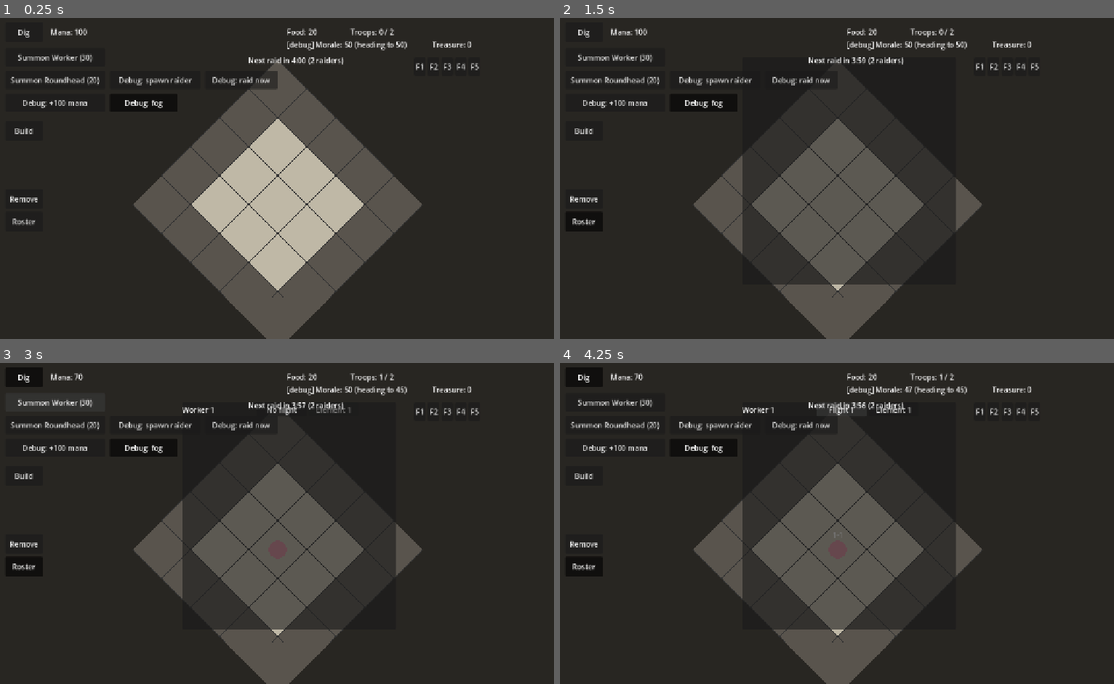
Above: before the commit, frames 1-4 (two rows, left to right).
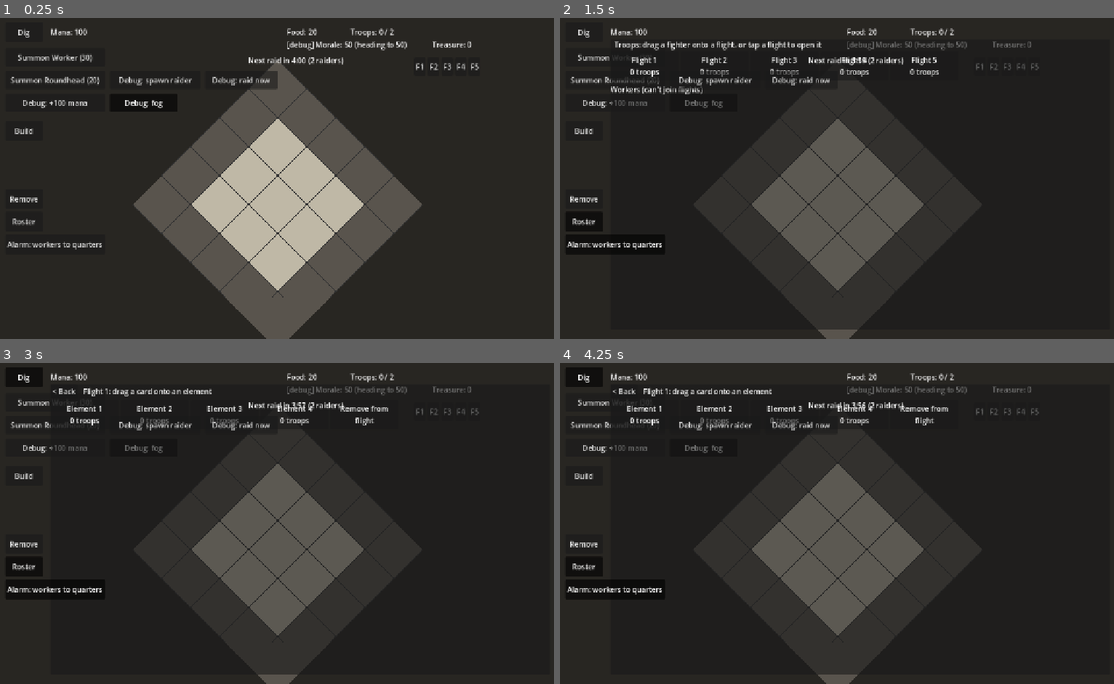
Above: after the commit, the same moments.

Repository: SirSizzle24/mazelord
Game: Godot game, scene res://Scenes/main.tscn
Same seed, same stepped clock (60 frames per second), same inputs: the game is played once before the commit and once after it.
Inputs (mouse positions are in pixels of both pictures, inside the frame that each line leads up to):
- Up to frame 1 (0.25 s): no input
- Up to frame 2 (1.5 s): click "Roster" at 0.5 s; click (615, 245) at 1.25 s, where only the run after the commit has a clickable "Alarm: workers to quarters"
- Up to frame 3 (3 s): click "Dig" at 2 s; click "Summon Worker (30)" at 2.75 s
- Up to frame 4 (4.25 s): click (842, 411) at 3.5 s, where only the run before the commit has a clickable "No flight"

The runs differ from the first frame. In frame 1, 0.2% of the frame differs, in the area x 1-19%, y 69-73%; in frame 2, 6.4%, in the area x 1-87%, y 7-98%; in frame 3, 6.4%; in frame 4, 6.4%.

Commit message:
Troop cards with drag-and-drop flights; worker alarm; long press opens a card

Diff:
--- a/Scenes/main.tscn
+++ b/Scenes/main.tscn
@@ -57,7 +57,7 @@
 camera = NodePath("../Camera")
 room_label = NodePath("../UI/RoomLabel")
 
-[node name="UnitController" type="Node2D" parent="." node_paths=PackedStringArray("grid", "dig_controller", "build_controller", "fog", "flight_bar", "element_bar")]
+[node name="UnitController" type="Node2D" parent="." node_paths=PackedStringArray("grid", "dig_controller", "build_controller", "fog", "flight_bar", "element_bar", "roster")]
 script = ExtResource("4_unitctrl")
 grid = NodePath("../Grid")
 dig_controller = NodePath("../DigController")
@@ -65,6 +65,7 @@
 fog = NodePath("../Fog")
 flight_bar = NodePath("../UI/FlightBar")
 element_bar = NodePath("../UI/ElementBar")
+roster = NodePath("../UI/RosterPanel")
 
 [node name="BuildController" type="Node2D" parent="." node_paths=PackedStringArray("grid", "dungeon", "build_button", "dig_button", "item_bar", "remove_button", "rotate_button", "place_button")]
 script = ExtResource("8_build")
@@ -249,20 +250,13 @@
 text = "Roster"
 
 [node name="RosterPanel" type="PanelContainer" parent="UI" node_paths=PackedStringArray("dungeon", "roster_button")]
-offset_left = 430.0
-offset_top = 100.0
-offset_right = 900.0
-offset_bottom = 600.0
+offset_left = 140.0
+offset_top = 60.0
+offset_right = 1240.0
+offset_bottom = 700.0
 script = ExtResource("12_roster")
 dungeon = NodePath("../../Dungeon")
 roster_button = NodePath("../RosterButton")
-
-[node name="Scroll" type="ScrollContainer" parent="UI/RosterPanel"]
-layout_mode = 2
-
-[node name="Rows" type="VBoxContainer" parent="UI/RosterPanel/Scroll"]
-layout_mode = 2
-size_flags_horizontal = 3
 
 [node name="DebugRaiderButton" type="Button" parent="UI"]
 offset_left = 270.0
@@ -285,3 +279,11 @@
 offset_right = 640.0
 offset_bottom = 170.0
 text = "Debug: raid now"
+
+[node name="AlarmButton" type="Button" parent="UI"]
+offset_left = 40.0
+offset_top = 490.0
+offset_right = 260.0
+offset_bottom = 533.0
+toggle_mode = true
+text = "Alarm: workers to quarters"
--- a/scripts/dungeon.gd
+++ b/scripts/dungeon.gd
@@ -83,6 +83,7 @@
 var mana := 100
 var food := 20
 var treasure := 0  # sellable finds, waiting for the merchant
+var workers_sheltered := false  # the alarm: workers stay in quarters and do no work
 var summoned_counts: Dictionary = {}  # type id -> how many have been summoned, for roster labels
 var morale := BASE_MORALE
 var farm_timer := 0.0
@@ -185,6 +186,17 @@
 	return true
 
 
+## The alarm button: sends every worker to quarters (or back to work). Sheltered workers do nothing.
+func set_workers_sheltered(sheltered: bool) -> void:
+	workers_sheltered = sheltered
+	for unit in get_tree().get_nodes_in_group("units"):
+		if unit.can_dig and not unit.downed:
+			if sheltered:
+				unit.move_to_point(rooms.shelter_spot())
+			else:
+				dispatcher.request()  # back to work
+
+
 func troop_count() -> int:
 	return get_tree().get_nodes_in_group("units").size()
 
--- a/scripts/hud.gd
+++ b/scripts/hud.gd
@@ -34,6 +34,7 @@
 	$DebugFogButton.toggled.connect(fog.set_fog_enabled)  # pressed = fog on
 	$DebugRaiderButton.pressed.connect(func(): dungeon.spawn_raider())
 	$DebugRaidNowButton.pressed.connect(func(): raids.raid_now())
+	$AlarmButton.toggled.connect(dungeon.set_workers_sheltered)  # pressed = workers to quarters
 	dungeon.lore_found.connect(_on_lore_found)
 	lore_label.visible = false
 
--- a/scripts/rooms.gd
+++ b/scripts/rooms.gd
@@ -75,6 +75,18 @@
 			if furnishing.is_empty() or not furnishing["blocks"]:
 				return tile
 	return grid.NO_TILE
+
+
+## Somewhere in your quarters for a sheltering worker to stand (the starting room if there are no
+## quarters), picked at random so workers spread out.
+func shelter_spot() -> Vector2:
+	var choices: Array = []
+	for room in rooms:
+		if room["type"] == "quarters":
+			choices.append_array(room["tiles"].keys())
+	if choices.is_empty():
+		choices = grid.starting_room
+	return grid.tile_to_screen(choices.pick_random())
 
 
 ## Finished mana taps in any room with a door. Room type doesn't matter, so a well can be
--- a/scripts/roster.gd
+++ b/scripts/roster.gd
@@ -1,62 +1,217 @@
 extends PanelContainer
-## The roster: every troop, with buttons to set its flight and element. Each button cycles through
-## its values when tapped (buttons instead of dropdowns, which swallowed taps before).
+## Troop cards, like baseball cards: picture, name, type, stats, status, fame and traits.
+## The main view shows flightless fighters, with five flight slots to drag cards onto, and the workers
+## below (workers can't join flights). Tap a flight slot to open that flight's deck, with four element
+## slots and a "Remove from flight" slot. Long-press a troop on the map to open its card.
 
 const MAX_FLIGHTS := 5
 const ELEMENTS_PER_FLIGHT := 4
+const REFRESH_TIME := 0.5  # seconds between updates of the cards' text while open
 
 @export var dungeon: Node
 @export var roster_button: Button
 
-@onready var rows: VBoxContainer = $Scroll/Rows
+var view_flight := 0  # 0 for the main view, 1 to 5 for that flight's deck
+var highlighted: Node2D = null  # the troop whose card was opened by long press
+var refresh_left := 0.0
+
+var header: Label
+var back_button: Button
+var slot_row: HBoxContainer
+var card_grid: GridContainer
+var workers_title: Label
+var worker_grid: GridContainer
 
 
 func _ready() -> void:
 	visible = false
+	_build_layout()
 	roster_button.toggled.connect(_on_roster_toggled)
 	dungeon.troop_summoned.connect(func(_unit): _rebuild())
+
+
+## Everything inside the panel is made in code, so the layout lives in one readable place.
+func _build_layout() -> void:
+	var column := VBoxContainer.new()
+	add_child(column)
+
+	var top := HBoxContainer.new()
+	back_button = Button.new()
+	back_button.text = "< Back"
+	back_button.pressed.connect(func(): open_flight(0))
+	top.add_child(back_button)
+	header = Label.new()
+	top.add_child(header)
+	column.add_child(top)
+
+	slot_row = HBoxContainer.new()
+	column.add_child(slot_row)
+
+	var scroll := ScrollContainer.new()
+	scroll.size_flags_vertical = Control.SIZE_EXPAND_FILL
+	column.add_child(scroll)
+	var list := VBoxContainer.new()
+	list.size_flags_horizontal = Control.SIZE_EXPAND_FILL
+	scroll.add_child(list)
+	card_grid = GridContainer.new()
+	card_grid.columns = 3
+	list.add_child(card_grid)
+	workers_title = Label.new()
+	workers_title.text = "Workers (can't join flights)"
+	list.add_child(workers_title)
+	worker_grid = GridContainer.new()
+	worker_grid.columns = 3
+	list.add_child(worker_grid)
 
 
 func _on_roster_toggled(toggled_on: bool) -> void:
 	visible = toggled_on
 	if toggled_on:
 		_rebuild()
-
-
-## Throws away the rows and makes one per troop. Simple, and the roster is small.
+	else:
+		highlighted = null
+
+
+## Opens the deck holding this troop, with its card highlighted.
+func open_for(unit: Node2D) -> void:
+	highlighted = unit
+	view_flight = unit.flight
+	if roster_button.button_pressed:
+		_rebuild()
+	else:
+		roster_button.button_pressed = true  # opening runs _rebuild
+
+
+func open_flight(flight: int) -> void:
+	view_flight = flight
+	_rebuild()
+
+
+func _process(delta: float) -> void:
+	if not visible:
+		return
+	# Refresh the cards' text (health, status...) without rebuilding, so a drag in progress isn't disturbed.
+	refresh_left -= delta
+	if refresh_left <= 0.0:
+		refresh_left = REFRESH_TIME
+		for grid in [card_grid, worker_grid]:
+			for card in grid.get_children():
+				card.refresh()
+
+
+## Clears and remakes the slots and cards for the current view.
 func _rebuild() -> void:
-	for row in rows.get_children():
-		row.queue_free()
-	for unit in get_tree().get_nodes_in_group("units"):
+	for container in [slot_row, card_grid, worker_grid]:
+		for child in container.get_children():
+			child.queue_free()
+	var troops: Array = get_tree().get_nodes_in_group("units")
+
+	if view_flight == 0:
+		header.text = "  Troops: drag a fighter onto a flight, or tap a flight to open it"
+		back_button.visible = false
+		for n in range(1, MAX_FLIGHTS + 1):
+			var members := troops.filter(func(unit): return unit.flight == n).size()
+			slot_row.add_child(Slot.new(self, "flight", n, "Flight %d\n%d troops" % [n, members]))
+		for unit in troops:
+			if unit.can_dig:
+				worker_grid.add_child(Card.new(unit, false, unit == highlighted))
+			elif unit.flight == 0:
+				card_grid.add_child(Card.new(unit, true, unit == highlighted))
+		workers_title.visible = true
+	else:
+		header.text = "  Flight %d: drag a card onto an element" % view_flight
+		back_button.visible = true
+		var members := troops.filter(func(unit): return unit.flight == view_flight)
+		members.sort_custom(func(a, b): return a.element < b.element)
+		for n in range(1, ELEMENTS_PER_FLIGHT + 1):
+			var count := members.filter(func(unit): return unit.element == n).size()
+			slot_row.add_child(Slot.new(self, "element", n, "Element %d\n%d troops" % [n, count]))
+		slot_row.add_child(Slot.new(self, "remove", 0, "Remove from\nflight"))
+		for unit in members:
+			card_grid.add_child(Card.new(unit, true, unit == highlighted))
+		workers_title.visible = false
+
+
+## A card was dropped on a slot.
+func card_dropped(kind: String, number: int, unit: Node2D) -> void:
+	match kind:
+		"flight":
+			unit.set_flight(number, 1)
+		"element":
+			unit.set_flight(view_flight, number)
+		"remove":
+			unit.set_flight(0, 1)
+	_rebuild()
+
+
+## One troop's card. Inner classes like this live inside another script; this one is only used here.
+class Card extends PanelContainer:
+	var unit: Node2D
+	var draggable: bool
+	var text: Label
+
+	func _init(for_unit: Node2D, can_drag: bool, highlight: bool) -> void:
+		unit = for_unit
+		draggable = can_drag
+		custom_minimum_size = Vector2(300, 120)
+		if highlight:
+			modulate = Color(1.0, 1.0, 0.6)  # tinted yellow
 		var row := HBoxContainer.new()
+		add_child(row)
+		var picture := ColorRect.new()  # a placeholder until there's art
+		picture.color = unit.color
+		picture.custom_minimum_size = Vector2(70, 100)
+		row.add_child(picture)
+		text = Label.new()
+		row.add_child(text)
+		refresh()
+
+	func refresh() -> void:
+		if not is_instance_valid(unit):
+			text.text = "(gone)"
+			return
+		text.text = "%s\n%s\nHP %d/%d  DMG %d  RNG %d  %.1fs\n%s\nFame: -    Traits: -" % [
+			unit.roster_label, dungeon_type_name(), int(unit.health), int(unit.max_health), int(unit.damage),
+			int(unit.attack_range), unit.attack_interval, unit.status_text()]
+
+	func dungeon_type_name() -> String:
+		return unit.type_id.capitalize()
+
+	# Godot's drag and drop: returning data here starts a drag; a Slot underneath can accept it.
+	func _get_drag_data(_at_position: Vector2) -> Variant:
+		if not draggable or not is_instance_valid(unit):
+			return null
+		var preview := Label.new()
+		preview.text = unit.roster_label
+		set_drag_preview(preview)
+		return {"unit": unit}
+
+
+## A drop target: a flight (main view), an element (flight view), or "remove from flight".
+class Slot extends PanelContainer:
+	var roster: Node
+	var kind: String
+	var number: int
+
+	func _init(owner_roster: Node, slot_kind: String, slot_number: int, caption: String) -> void:
+		roster = owner_roster
+		kind = slot_kind
+		number = slot_number
+		custom_minimum_size = Vector2(150, 64)
 		var label := Label.new()
-		label.text = unit.roster_label
-		label.custom_minimum_size = Vector2(160, 0)
-		row.add_child(label)
-
-		var flight_button := Button.new()
-		flight_button.custom_minimum_size = Vector2(110, 0)
-		var element_button := Button.new()
-		element_button.custom_minimum_size = Vector2(110, 0)
-		flight_button.pressed.connect(_cycle_flight.bind(unit, flight_button, element_button))
-		element_button.pressed.connect(_cycle_element.bind(unit, flight_button, element_button))
-		row.add_child(flight_button)
-		row.add_child(element_button)
-		_show(unit, flight_button, element_button)
-		rows.add_child(row)
-
-
-func _cycle_flight(unit: Node2D, flight_button: Button, element_button: Button) -> void:
-	unit.set_flight((unit.flight + 1) % (MAX_FLIGHTS + 1), unit.element)  # none, 1, 2 ... 5, none
-	_show(unit, flight_button, element_button)
-
-
-func _cycle_element(unit: Node2D, flight_button: Button, element_button: Button) -> void:
-	unit.set_flight(unit.flight, unit.element % ELEMENTS_PER_FLIGHT + 1)  # 1, 2, 3, 4, 1
-	_show(unit, flight_button, element_button)
-
-
-func _show(unit: Node2D, flight_button: Button, element_button: Button) -> void:
-	flight_button.text = "No flight" if unit.flight == 0 else "Flight %d" % unit.flight
-	element_button.text = "Element %d" % unit.element
-	element_button.disabled = unit.flight == 0  # elements only mean something inside a flight
+		label.text = caption
+		label.horizontal_alignment = HORIZONTAL_ALIGNMENT_CENTER
+		add_child(label)
+
+	func _can_drop_data(_at_position: Vector2, data: Variant) -> bool:
+		return data is Dictionary and data.has("unit") and is_instance_valid(data["unit"]) \
+			and not data["unit"].can_dig  # workers can't join flights
+
+	func _drop_data(_at_position: Vector2, data: Variant) -> void:
+		roster.card_dropped(kind, number, data["unit"])
+
+	func _gui_input(event: InputEvent) -> void:
+		# Tapping a flight slot opens that flight's deck.
+		if kind == "flight" and event is InputEventMouseButton and event.pressed \
+				and event.button_index == MOUSE_BUTTON_LEFT:
+			roster.open_flight(number)
--- a/scripts/tap_detector.gd
+++ b/scripts/tap_detector.gd
@@ -3,10 +3,13 @@
 ## Shared by every controller that responds to taps, so the rules live in one place.
 
 const TAP_DISTANCE := 10.0  # a touch that moves less than this many pixels is a tap, not a pan
+const LONG_PRESS_MS := 500  # a tap held at least this long counts as a long press
 
 var fingers: Dictionary = {}  # finger index -> true while that finger is down
 var press_position := Vector2.ZERO
 var tap_possible := false  # false once a touch turns into a pinch
+var press_time_ms := 0
+var was_long_press := false  # after is_tap() says true: whether that tap was held long
 
 
 ## True if this event is a finger lifting at the end of a tap.
@@ -20,10 +23,12 @@
 		fingers[event.index] = true
 		tap_possible = fingers.size() == 1  # a second finger means a pinch, so no tap
 		press_position = event.position
+		press_time_ms = Time.get_ticks_msec()
 		return false
 
 	fingers.erase(event.index)
 	if not tap_possible:
 		return false
 	tap_possible = false
+	was_long_press = Time.get_ticks_msec() - press_time_ms >= LONG_PRESS_MS
 	return event.position.distance_to(press_position) <= TAP_DISTANCE  # moved too far: it was a pan
--- a/scripts/unit.gd
+++ b/scripts/unit.gd
@@ -101,20 +101,32 @@
 
 ## True if this is a worker with nothing to do: no job and nowhere to walk.
 ## The dispatcher only gives work to idle workers, so a troop sent somewhere finishes the trip first.
-## Workers in a flight belong to the army, not the workforce, so they're never idle workers.
+## Workers never join flights, and sheltered workers (the alarm) do no work.
 func is_idle_worker() -> bool:
-	return can_dig and not downed and flight == 0 and job.is_empty() and path.is_empty()
-
-
-## Puts the troop in a flight and element (flight 0 takes it out). Joining a flight stops dungeon work.
+	return can_dig and not downed and not dungeon.workers_sheltered and job.is_empty() and path.is_empty()
+
+
+## Puts a fighter in a flight and element (flight 0 takes it out). Workers can't join flights:
+## they belong to the workforce and shouldn't flood the front lines.
 func set_flight(new_flight: int, new_element: int) -> void:
+	if can_dig:
+		return
 	flight = new_flight
 	element = new_element
+	queue_redraw()
+
+
+## A short description of what the troop is doing, for its card.
+func status_text() -> String:
+	if downed:
+		return "Injured (%d s left)" % ceili(death_time_left) if not grid.has_mycelium(get_tile()) else "Healing"
+	if can_dig and dungeon.workers_sheltered:
+		return "In quarters"
+	if not job.is_empty():
+		return {"dig": "Digging", "build": "Building", "haul": "Hauling", "rescue": "Rescuing"}[job["kind"]]
 	if flight > 0:
-		_stop_working()
-	elif can_dig:
-		dispatcher.request()  # back in the workforce
-	queue_redraw()
+		return "Flight %d, element %d" % [flight, element]
+	return "Moving" if not path.is_empty() else "Idle"
 
 
 ## Walks to a point (snapped onto walkable ground). Used by flight moves. Cancels any work.
--- a/scripts/unit_controller.gd
+++ b/scripts/unit_controller.gd
@@ -17,6 +17,7 @@
 @export var fog: Node2D
 @export var flight_bar: Container    # buttons F1 to F5, the backup way to select a flight
 @export var element_bar: Container   # toggle buttons 1 to 4, shown while a flight is selected
+@export var roster: Node  # the troop cards; a long press on a troop opens its card
 
 var selected: Node2D = null  # the selected troop in no flight, or null
 var selected_flight := 0  # the selected flight, or 0 for none
@@ -48,6 +49,9 @@
 	var world_position: Vector2 = get_canvas_transform().affine_inverse() * event.position
 	var tapped_unit := _unit_at(world_position)
 
+	if tapped_unit != null and taps.was_long_press:
+		roster.open_for(tapped_unit)
+		return
 	if tapped_unit != null:
 		if tapped_unit.flight > 0:
 			# Tapping a flight member selects (or deselects) its whole flight.
